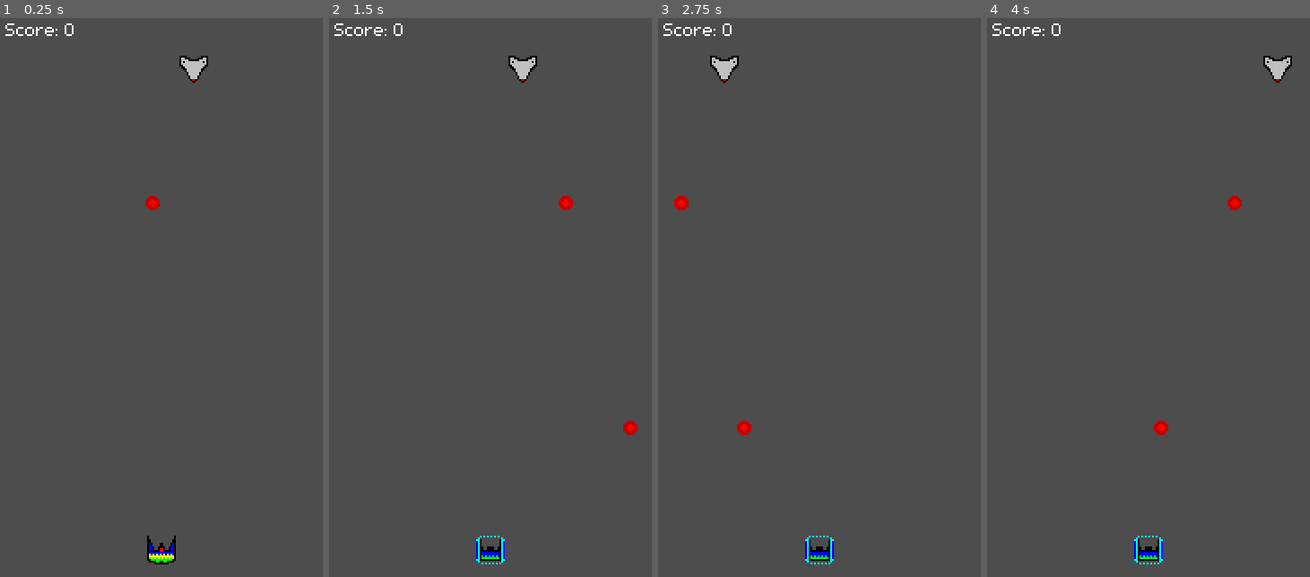
Above: before the commit, frames 1-4 (left to right).
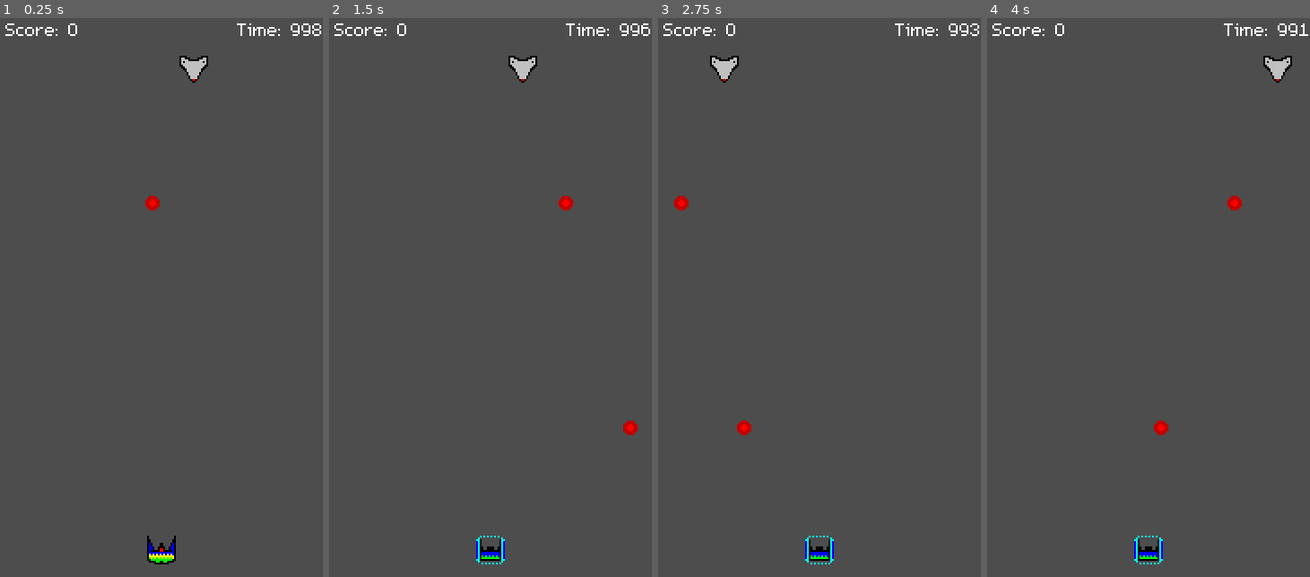
Above: after the commit, the same moments.

Repository: xXx-alexfink1996-xXx/studious-garbanzo
Game: Godot game, scene res://levels/main.tscn
The game is run twice, just before and just after one commit, with the same random seed, the same clock (stepped at 60 frames per second) and the same inputs.
Inputs:
- Up to frame 1 (0.25 s): no input
- Up to frame 2 (1.5 s): hold D (right) 0.53-1.28 s; hold S (shield) 0.53-1.28 s; hold A (left) from 1.28 s (still down); tap Space (shoot) at 1.35 s
- Up to frame 3 (2.75 s): release A (left) at 2.03 s; hold D (right) from 2.03 s (still down); hold S (shield) from 2.03 s (still down)
- Up to frame 4 (4 s): release S (shield) at 2.78 s; tap Space (shoot) at 2.85 s; release D (right) at 3.53 s; hold A (left) from 3.53 s (still down); hold S (shield) from 3.53 s (still down)

The runs differ from the first frame. In frame 1, 0.2% of the frame differs, in the area x 20-100%, y 0-4%; in frame 2, 0.2%; in frame 3, 0.2%; in frame 4, 0.2%.
Error before the commit: Invalid access to property or key 'enemy_died' on a base object of type 'null instance'. (res://entities/UI/ui.gd:7)

Commit message:
Score and Timer setup in UI.

Diff:
--- a/ship/entities/UI/ui.gd
+++ b/ship/entities/UI/ui.gd
@@ -1,11 +1,23 @@
 extends Control
 
 @onready var score_label: Label = $MarginContainer/VBoxContainer/HBoxContainer/ScoreLabel
+@onready var time_label: Label = $MarginContainer/VBoxContainer/HBoxContainer/TimeLabel
+
+var score: int
+var time: float
+
 
 func _ready() -> void:
-	var enemy = get_node("EnemyBasic")
-	enemy.enemy_died.connect(_update_score)
+	score = 0
+	time = 999
 
 
-func _update_score() -> void:
-	print("hello")
+func _process(delta: float) -> void:
+	time -= delta * 2
+
+	score_label.text = "Score: %d" %score
+	time_label.text = "Time: %03d" %time
+
+
+func score_update(points: int) -> void:
+	score += points
--- a/ship/entities/UI/ui.tscn
+++ b/ship/entities/UI/ui.tscn
@@ -33,10 +33,11 @@
 layout_mode = 2
 theme_override_constants/separation = 3
 
-[node name="ScoreText" type="Label" parent="MarginContainer/VBoxContainer/HBoxContainer"]
-layout_mode = 2
-text = "Score:"
-
 [node name="ScoreLabel" type="Label" parent="MarginContainer/VBoxContainer/HBoxContainer"]
 layout_mode = 2
-text = "0"
+text = "Score: 0"
+
+[node name="TimeLabel" type="Label" parent="MarginContainer/VBoxContainer/HBoxContainer"]
+layout_mode = 2
+size_flags_horizontal = 10
+text = "Time: 000"
--- /dev/null
+++ b/ship/levels/_level_class.gd
@@ -0,0 +1,13 @@
+class_name Level
+extends Node
+
+@export var ui: Control
+
+
+func _ready() -> void:
+	var enemy = get_node("EnemyBasic")
+	enemy.enemy_died.connect(_update_score)
+
+
+func _update_score(points: int) -> void:
+	ui.score_update(points)
--- a/ship/levels/main.tscn
+++ b/ship/levels/main.tscn
@@ -1,7 +1,8 @@
-[gd_scene load_steps=6 format=3 uid="uid://7ctd7tgiod3q"]
+[gd_scene load_steps=7 format=3 uid="uid://7ctd7tgiod3q"]
 
 [ext_resource type="PackedScene" uid="uid://cyj4pbojobbjf" path="res://entities/player/player.tscn" id="1_2262g"]
 [ext_resource type="PackedScene" uid="uid://byd5xiklx036a" path="res://entities/UI/ui.tscn" id="1_l8qe7"]
+[ext_resource type="Script" uid="uid://cpkvm5gqlpv45" path="res://levels/_level_class.gd" id="1_m1504"]
 [ext_resource type="PackedScene" uid="uid://cc3vkfkv0mmpm" path="res://entities/enemy/enemy_basic.tscn" id="2_wdj6m"]
 
 [sub_resource type="RectangleShape2D" id="RectangleShape2D_wdj6m"]
@@ -10,7 +11,9 @@
 [sub_resource type="RectangleShape2D" id="RectangleShape2D_l8qe7"]
 size = Vector2(21, 337)
 
-[node name="main" type="Node"]
+[node name="main" type="Node" node_paths=PackedStringArray("ui")]
+script = ExtResource("1_m1504")
+ui = NodePath("UI")
 
 [node name="player" parent="." instance=ExtResource("1_2262g")]
 position = Vector2(82, 300)
@@ -33,3 +36,4 @@
 shape = SubResource("RectangleShape2D_l8qe7")
 
 [node name="UI" parent="." instance=ExtResource("1_l8qe7")]
+z_index = 1
Not shown, added: ship/levels/_level_class.gd.uid
